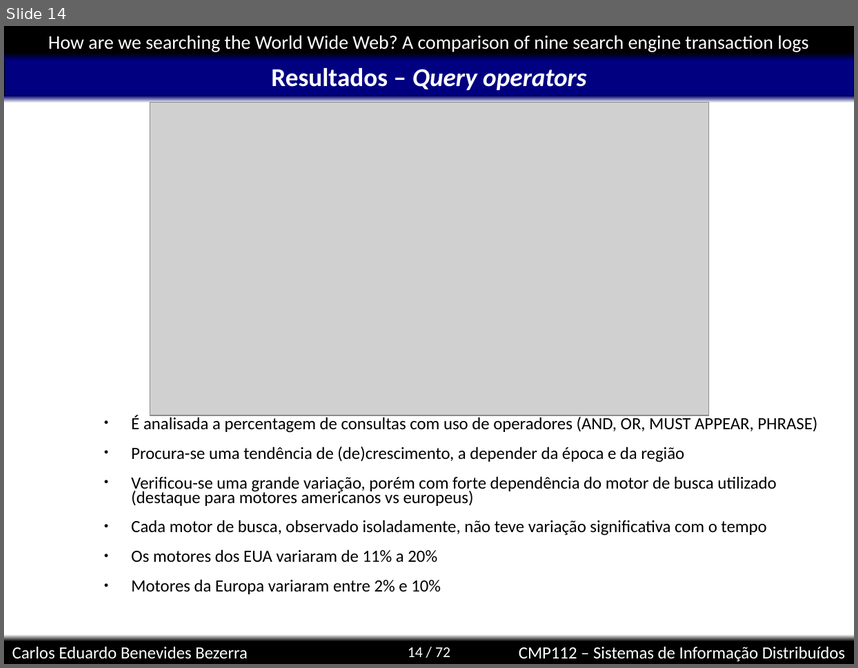
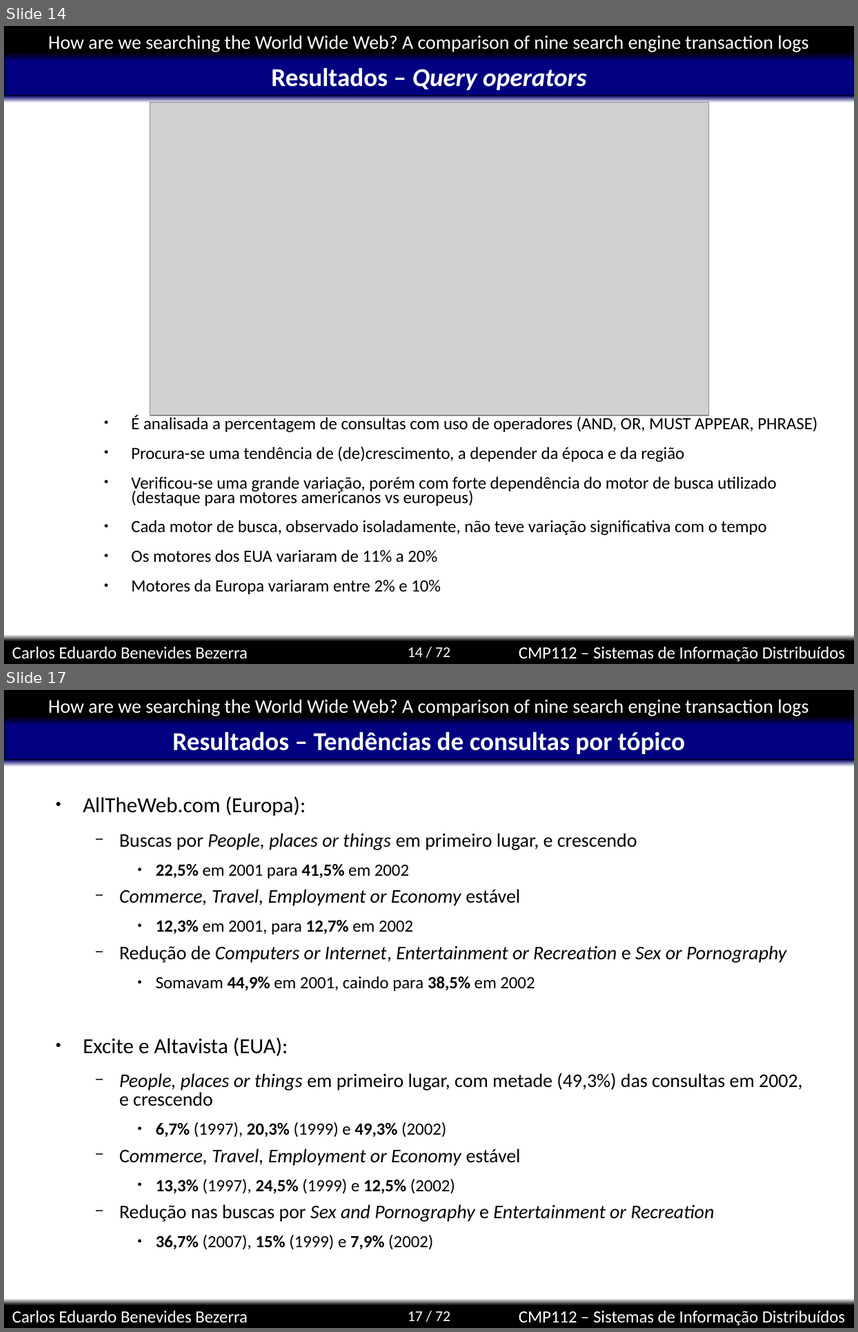
Before and after one commit to kdubezerra/kdubezerra, a slide deck: disciplinas/cmp112/artigohow.ppt. Shown one above the other, each under a label of ours: slide 14 before the commit, slides 14 and 17 after it; the slides between them are not shown. The pictures are 858x668 and 858x1332 pixels, drawn with LibreOffice and Linux fonts; fonts in the diff are those of the drawing; grey boxes stand for pictures; background and template pictures are left out. Boxes give left, top, right and bottom in pixels: in the first picture for what was removed or moved away, otherwise in the second. Text is boxed around its words. In the diff, an @@ line names an element or a change of style, - is before the commit and + after.

```diff
--- a/disciplinas/cmp112/artigohow.ppt
+++ b/disciplinas/cmp112/artigohow.ppt
@@ slide 17 added at (4, 690, 854, 1328), background #FFFFFF; not listed: 8 template elements that a slide beside it also shows @@
@@ title added at (172, 732, 685, 754), 24 pt, text #FFFFFF, bold @@
+Resultados – Tendências de consultas por tópico
@@ text added at (83, 796, 803, 1250), 18 pt, text #000000 @@
+● AllTheWeb.com (Europa):
+  − Buscas por People, places or things em primeiro lugar, e crescendo
+    ● 22,5% em 2001 para 41,5% em 2002
+  − Commerce, Travel, Employment or Economy estável
+    ● 12,3% em 2001, para 12,7% em 2002
+  − Redução de Computers or Internet, Entertainment or Recreation e Sex or Pornography
+    ● Somavam 44,9% em 2001, caindo para 38,5% em 2002
+● Excite e Altavista (EUA):
+  − People, places or things em primeiro lugar, com metade (49,3%) das consultas em 2002, e crescendo
+    ● 6,7% (1997), 20,3% (1999) e 49,3% (2002)
+  − Commerce, Travel, Employment or Economy estável
+    ● 13,3% (1997), 24,5% (1999) e 12,5% (2002)
+  − Redução nas buscas por Sex and Pornography e Entertainment or Recreation
+    ● 36,7% (2007), 15% (1999) e 7,9% (2002)
```
Also in this commit, not shown: 1 slide changed, 2 other slides added.
